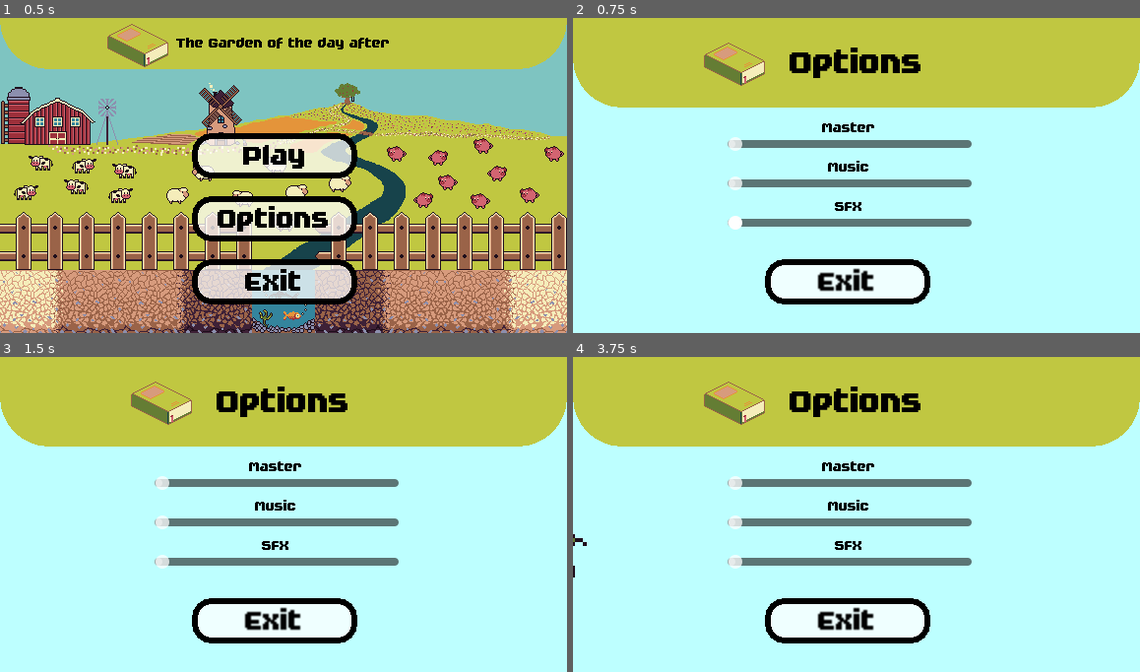
Above: before the commit, frames 1-4 (two rows, left to right).
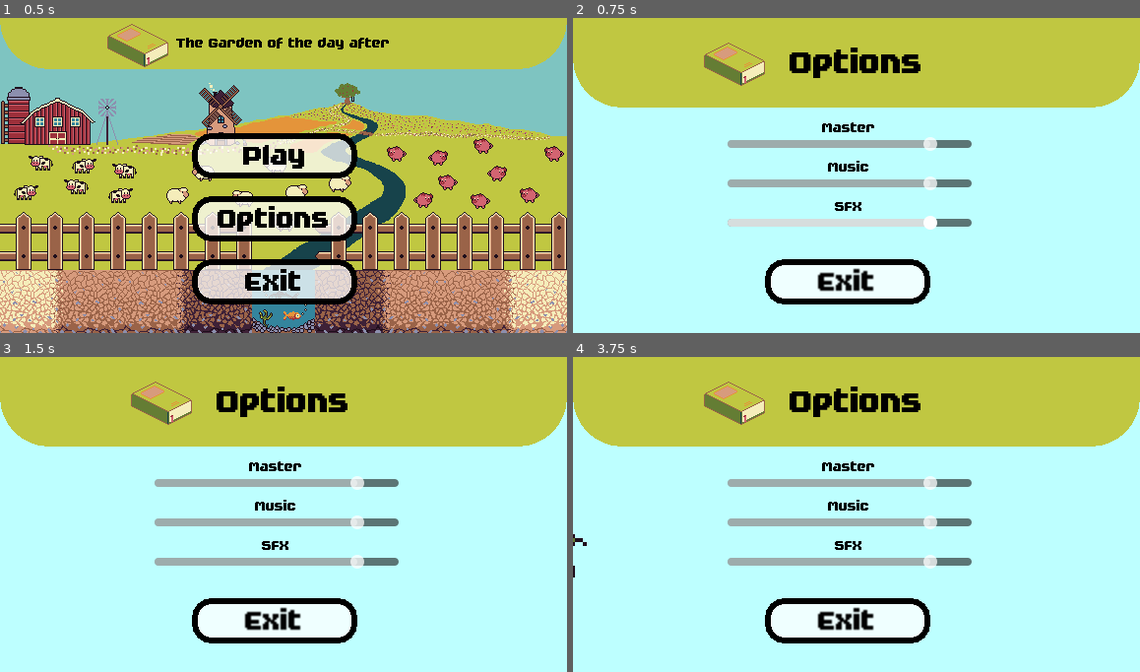
Above: after the commit, the same moments.

Repository: JustAlternate/Regenerative_Game_Jam
Game: Godot game, scene res://Scenes/menu.tscn
Same seed, same stepped clock (60 frames per second), same inputs: the game is played once before the commit and once after it.
Inputs (mouse positions are in pixels of both pictures, inside the frame that each line leads up to):
- Up to frame 1 (0.5 s): no input
- Up to frame 2 (0.75 s): click "Options" at 0.5 s
- Up to frame 3 (1.5 s): tap Enter (ui_accept) at 1.25 s; move the mouse to (408, 498) at 1.27 s
- Up to frame 4 (3.75 s): tap Enter (ui_accept) at 1.52, 2, 2.27, 2.75, 3.5 s; move the mouse to (743, 530) at 2.02 s; move the mouse to (913, 445) at 2.77 s; move the mouse to (828, 577) at 3.52 s

Frame 1 is identical in both runs. In frame 2, 2.9% of the frame differs, in the area x 27-65%, y 37-68%; in frame 3, 2.9%; in frame 4, 2.9%.
Error in both runs: Attempt to call function 'play' in base 'null instance' on a null instance. (res://Scripts/menu.gd:6)

Commit message:
Volume sliders fonctionnels :o

Diff:
--- a/Scenes/options.tscn
+++ b/Scenes/options.tscn
@@ -92,13 +92,16 @@
 vertical_alignment = 1
 autowrap_mode = 3
 
-[node name="HSlider" type="HSlider" parent="Master"]
+[node name="MasterVolumeSlider" type="HSlider" parent="Master"]
 layout_mode = 0
 offset_left = 21.0
 offset_top = 30.0
 offset_right = 269.0
 offset_bottom = 46.0
 theme = SubResource("Theme_ylm01")
+min_value = -14.0
+max_value = 0.0
+value = -2.0
 
 [node name="Music" type="Label" parent="."]
 offset_left = 136.0
@@ -112,13 +115,16 @@
 vertical_alignment = 1
 autowrap_mode = 3
 
-[node name="HSlider" type="HSlider" parent="Music"]
+[node name="MusicVolumeSlider" type="HSlider" parent="Music"]
 layout_mode = 0
 offset_left = 21.0
 offset_top = 30.0
 offset_right = 269.0
 offset_bottom = 46.0
 theme = SubResource("Theme_ylm01")
+min_value = -14.0
+max_value = 0.0
+value = -2.0
 
 [node name="SFX" type="Label" parent="."]
 offset_left = 136.0
@@ -132,13 +138,16 @@
 vertical_alignment = 1
 autowrap_mode = 3
 
-[node name="HSlider" type="HSlider" parent="SFX"]
+[node name="SfxVolumeSlider" type="HSlider" parent="SFX"]
 layout_mode = 0
 offset_left = 21.0
 offset_top = 30.0
 offset_right = 269.0
 offset_bottom = 46.0
 theme = SubResource("Theme_ylm01")
+min_value = -14.0
+max_value = 0.0
+value = -2.0
 
 [node name="ClickSFX" parent="." instance=ExtResource("8_44u63")]
 
@@ -146,3 +155,6 @@
 stream = ExtResource("9_0lft4")
 
 [connection signal="pressed" from="Exit" to="." method="_on_exit_pressed"]
+[connection signal="value_changed" from="Master/MasterVolumeSlider" to="." method="_on_master_volume_slider_value_changed"]
+[connection signal="value_changed" from="Music/MusicVolumeSlider" to="." method="_on_music_volume_slider_value_changed"]
+[connection signal="value_changed" from="SFX/SfxVolumeSlider" to="." method="_on_sfx_volume_slider_value_changed"]
--- a/Scripts/global_variables.gd
+++ b/Scripts/global_variables.gd
@@ -3,6 +3,10 @@
 var action_picked = "Graine"
 var seed_picked = "carrot"
 var game_state = "playing"
+
+var master_volume = -2
+var music_volume = -2
+var sfx_volume = -2
 
 var inventory = {
 	"pea": {"seed": 0, "plant": 0},
--- a/Scripts/options.gd
+++ b/Scripts/options.gd
@@ -1,9 +1,15 @@
 extends Node2D
 
 
+var master_bus_index = AudioServer.get_bus_index("Master")
+var music_bus_index = AudioServer.get_bus_index("Music")
+var sfx_bus_index = AudioServer.get_bus_index("SFX")
+
 # Called when the node enters the scene tree for the first time.
 func _ready():
-	pass # Replace with function body.
+	$Master/MasterVolumeSlider.value = GlobalVariables.master_volume
+	$Music/MusicVolumeSlider.value = GlobalVariables.music_volume
+	$SFX/SfxVolumeSlider.value = GlobalVariables.sfx_volume
 
 
 # Called every frame. 'delta' is the elapsed time since the previous frame.
@@ -16,3 +22,28 @@
 func _on_exit_pressed():
 	$"/root/PersistentSfx/Click_sfx".play()
 	get_tree().change_scene_to_file("res://Scenes/menu.tscn")
+
+
+
+func _on_master_volume_slider_value_changed(value):
+	var audio_value = value
+	if value == $Master/MasterVolumeSlider.min_value:
+		audio_value = -80
+	AudioServer.set_bus_volume_db(master_bus_index, audio_value)
+	GlobalVariables.master_volume = value
+
+
+func _on_music_volume_slider_value_changed(value):
+	var audio_value = value
+	if value == $Music/MusicVolumeSlider.min_value:
+		audio_value = -80
+	AudioServer.set_bus_volume_db(music_bus_index, audio_value)
+	GlobalVariables.music_volume = value
+
+
+func _on_sfx_volume_slider_value_changed(value):
+	var audio_value = value
+	if value == $SFX/SfxVolumeSlider.min_value:
+		audio_value = -80
+	AudioServer.set_bus_volume_db(sfx_bus_index, audio_value)
+	GlobalVariables.sfx_volume = value
